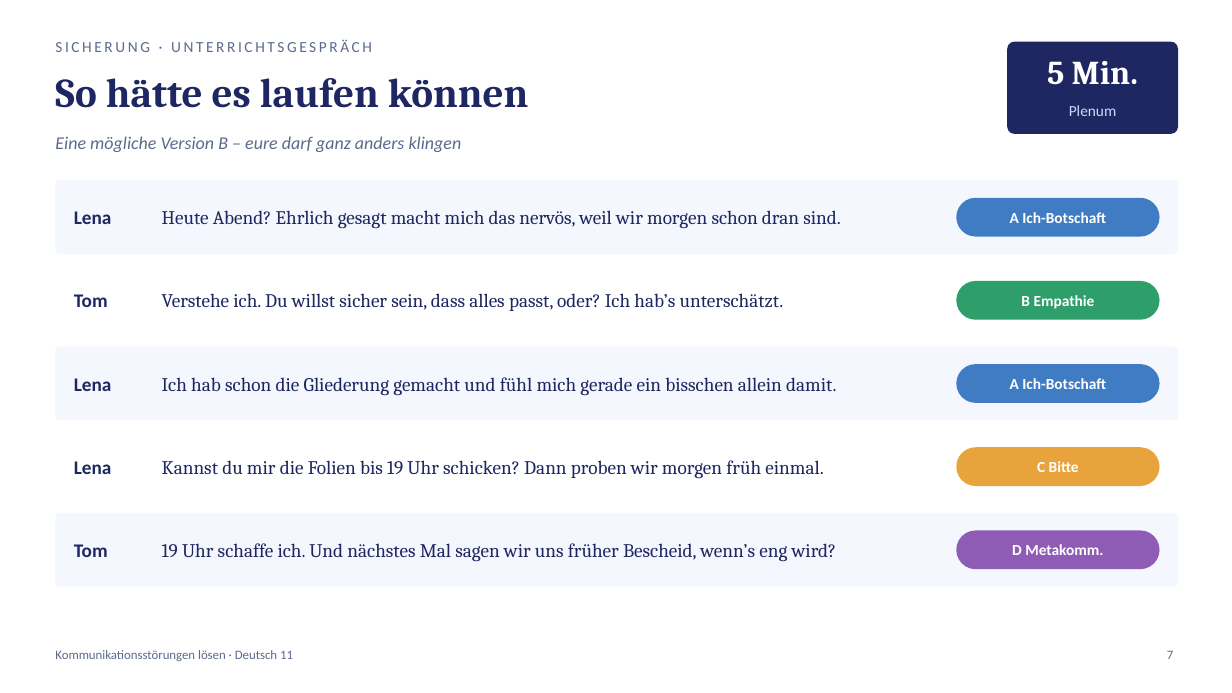
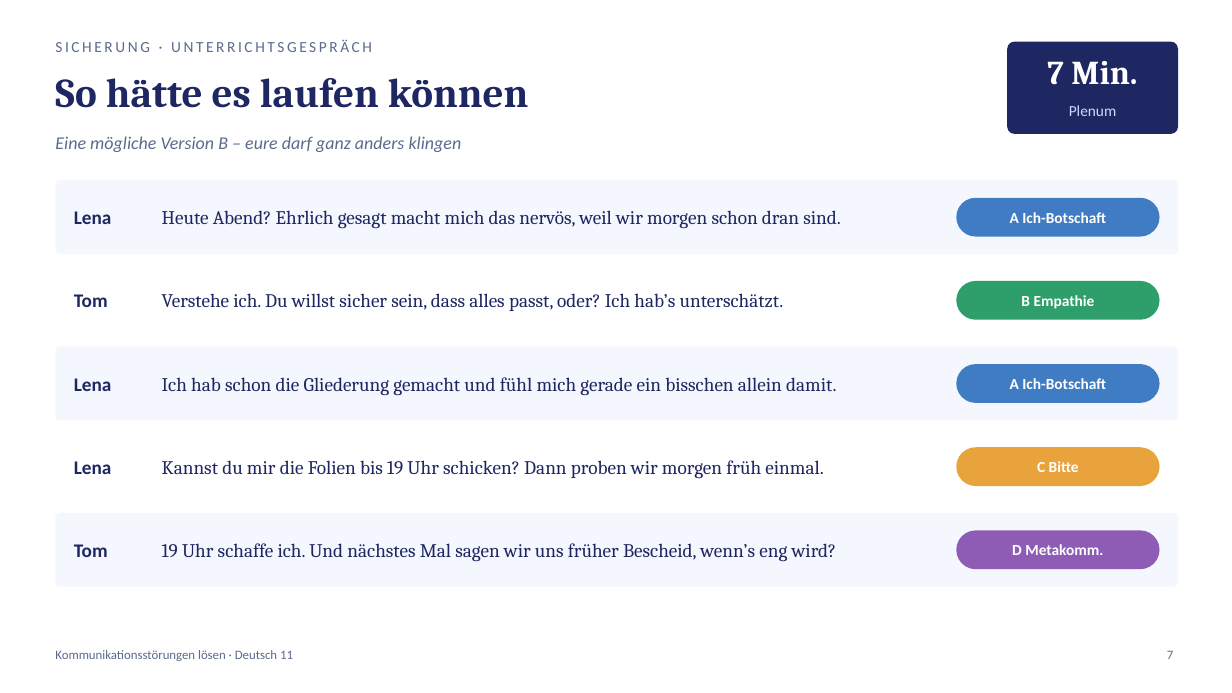
Before and after one commit to golzkonstantin-gif/Schule, a slide deck: slide 7 of Deutsch_11/Kommunikationsstoerungen_loesen/Praesentation_Kommunikationsstoerungen_loesen.pptx. Drawn at 1232x693 pixels with LibreOffice and Linux fonts; fonts in the diff are those of the drawing. Boxes give left, top, right and bottom in pixels: in the first picture for what was removed or moved away, otherwise in the second. Text is boxed around its words. In the diff, an @@ line names an element or a change of style, - is before the commit and + after.

```diff
--- a/Deutsch_11/Kommunikationsstoerungen_loesen/Praesentation_Kommunikationsstoerungen_loesen.pptx
+++ b/Deutsch_11/Kommunikationsstoerungen_loesen/Praesentation_Kommunikationsstoerungen_loesen.pptx
@@ text at (1047, 61, 1137, 85): text changed @@
-5 Min.
+7 Min.
```
Also in this commit, not shown: 4 other slides changed, 8 other files.
